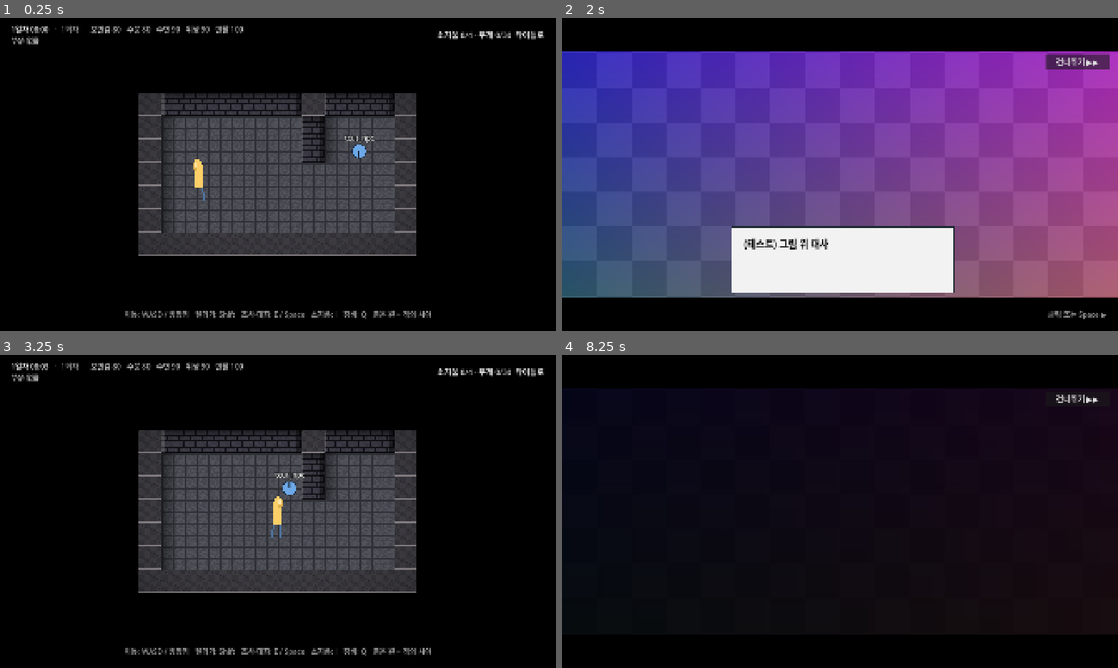
Above: before the commit, frames 1-4 (two rows, left to right).
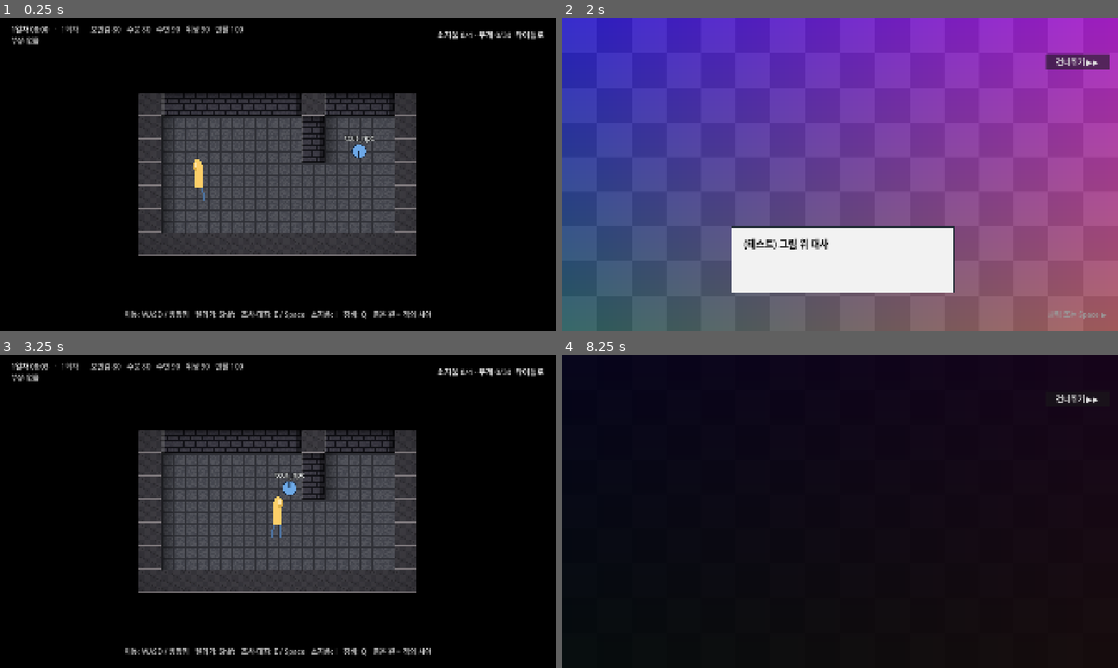
Above: after the commit, the same moments.

Repository: HomilBBANG/rt_Tevah
Game: Godot game, scene res://tests/cutscene_smoke.tscn
Same seed, same stepped clock (60 frames per second), same inputs: the game is played once before the commit and once after it. This scene is started directly instead of the project's main scene.
Inputs (mouse positions are in pixels of both pictures, inside the frame that each line leads up to):
- Up to frame 1 (0.25 s): no input
- Up to frame 2 (2 s): tap Enter (ui_accept) at 0.5, 0.77 s; move the mouse to (962, 158) at 0.52 s; hold D (dodge_right) 0.53-1.25 s; hold Shift (run) 0.53-1.25 s; click (962, 158) at 0.67 s; drag from (728, 190) to (812, 237) at 1.27 s
- Up to frame 3 (3.25 s): move the mouse to (333, 442) at 2.02 s; hold D (dodge_right) 2.03-2.75 s; hold E (interact) 2.03-2.75 s; tap Shift (run) at 2.3 s; drag from (250, 574) to (111, 464) at 2.77 s
- Up to frame 4 (8.25 s): click "소지품 0/4 · 무게 0/30" at 3.5 s; click "타이틀로" at 4.25 s; click "새 게임" at 5 s; click (623, 398) at 5.77 s; type "12" at 5.85 s; click "생존 시작" at 6.5 s; click "생존 시작" at 7.25 s; click "시작" at 8 s

The runs differ from the first frame. In frame 1, 0.3% of the frame differs, in the area x 22-78%, y 93-96%; in frame 2, 21%, in the area x 0-100%, y 0-100%; in frame 3, 0.3%; in frame 4, 11%.

Commit message:
Cutscene camera: pixel-exact stepped zoom, follow NPC, no-wait steps, continuous/tunable shake + shake_off; letterbox only during dialogue/cutscenes
Co-Authored-By: Claude Opus 5.5 <noreply@anthropic.com>

Diff:
--- a/core/direction.gd
+++ b/core/direction.gd
@@ -7,14 +7,16 @@
 ##     screen    {color, fade}     색 화면 (검은 화면·아무 색, "#RRGGBB") — 그림 칸처럼 대사 상자 아래, 그 위에 글을 띄울 수 있음
 ##     screen_off {fade}           색 화면 내리기
 ##     fade      {to, time}        to = black / white (화면 덮기) / clear (걷기)
-##     shake     {power, time}     화면 흔들기 (power 1~3)
+##     shake     {power, time, speed, wait}  화면 흔들기 (power 0.1~3, time 초 — 0 = 멈출 때까지 계속(손떨림), speed = 초당 흔들림 수 1~60)
+##     shake_off {}                계속 흔들기 멈춤
 ##     wait      {time}            기다리기 (초)
 ##     sound     {file, volume}    효과음 한 번 (audio/sfx/<file>, volume 0~100 %)
 ##     music     {file, fade, volume}  배경음 틀기 (audio/bgm/<file>, 반복) — 대화가 끝나도 계속, 끄려면 music_off
 ##     music_off {fade}            배경음 끄기
 ##   필드 (탐험 화면이 처리 — 대화 에디터 미리보기에서는 건너뜀):
 ##     walk      {who, to:[x,y], speed, wait}   who = player 또는 맵 물체 object_id(NPC), to 까지 길을 찾아 걷기 (칸/초)
-##     camera    {who 또는 to:[x,y], time, from?:[x,y], ease?}  카메라를 그 칸(또는 그 인물)으로 time 초 동안. from 이 있으면 먼저 그 칸으로 바로.
+##     zoom      {scale, time, wait}  확대·축소 — scale = 도트 배율(그림 1px = 화면 몇 px, 0 = 기본 field_tile/tile_art_px). 딱 떨어지는 배율로만, time 동안 한 단계씩
+##     camera    {who 또는 to:[x,y], time, from?:[x,y], ease?, follow?, wait?}  follow = 그 인물(NPC)을 계속 따라감, wait=false = 기다리지 않고 다음 단계  카메라를 그 칸(또는 그 인물)으로 time 초 동안. from 이 있으면 먼저 그 칸으로 바로.
 ##                                               who = player 면 플레이어까지 움직인 뒤 다시 따라감. ease = smooth(천천히 시작·끝, 기본) / linear
 ##     vanish    {who}                           그 NPC 를 숨김 (이번에 맵에 있는 동안 — 계속 없애려면 플래그 + 나타나는 조건)
 ##     face      {who, dir}                      바라보는 방향 (up / down / left / right). 걸을 때는 가는 쪽을 저절로 봄
@@ -24,14 +26,14 @@
 const CUTSCENE_DIR := "res://art/cutscenes/"
 const SFX_DIR := "res://audio/sfx/"
 const BGM_DIR := "res://audio/bgm/"
-const SCREEN_STEPS := ["image", "image_off", "screen", "screen_off", "fade", "shake", "wait", "sound", "music", "music_off"]
-const FIELD_STEPS := ["walk", "camera", "vanish", "face"]
+const SCREEN_STEPS := ["image", "image_off", "screen", "screen_off", "fade", "shake", "shake_off", "wait", "sound", "music", "music_off"]
+const FIELD_STEPS := ["walk", "camera", "zoom", "vanish", "face"]
 const DIRS := ["up", "down", "left", "right"]
 const DIR_VEC := {"up": Vector2.UP, "down": Vector2.DOWN, "left": Vector2.LEFT, "right": Vector2.RIGHT}
 const LABEL := {
-	"image": "🖼 그림 띄우기", "image_off": "그림 내리기", "screen": "■ 색 화면 띄우기", "screen_off": "색 화면 내리기", "fade": "페이드 (검게·하얗게·걷기)", "shake": "화면 흔들기",
+	"image": "🖼 그림 띄우기", "image_off": "그림 내리기", "screen": "■ 색 화면 띄우기", "screen_off": "색 화면 내리기", "fade": "페이드 (검게·하얗게·걷기)", "shake": "화면 흔들기", "shake_off": "흔들기 멈춤",
 	"wait": "기다리기", "sound": "🔊 효과음", "music": "🎵 배경음 틀기", "music_off": "배경음 끄기",
-	"walk": "🚶 걷게 하기 (필드)", "face": "↻ 바라보기 (필드)", "camera": "🎥 카메라 옮기기 (필드)", "vanish": "NPC 숨기기 (필드)",
+	"walk": "🚶 걷게 하기 (필드)", "face": "↻ 바라보기 (필드)", "camera": "🎥 카메라 옮기기 (필드)", "zoom": "🔍 확대·축소 (필드)", "vanish": "NPC 숨기기 (필드)",
 }
 const FADE_TO := ["black", "white", "clear"]
 ## 단계마다 기본값 (에디터에서 새로 추가할 때·빠진 칸 채우기)
@@ -41,14 +43,16 @@
 	"screen": {"color": "#000000", "fade": 0.5},
 	"screen_off": {"fade": 0.5},
 	"fade": {"to": "black", "time": 0.6},
-	"shake": {"power": 1.0, "time": 0.4},
+	"shake": {"power": 1.0, "time": 0.4, "speed": 30.0, "wait": true},
+	"shake_off": {},
 	"wait": {"time": 1.0},
 	"sound": {"file": "", "volume": 100.0},
 	"music": {"file": "", "fade": 1.0, "volume": 100.0},
 	"music_off": {"fade": 1.0},
 	"face": {"who": "player", "dir": "down"},
 	"walk": {"who": "player", "to": [0, 0], "speed": 3.0, "wait": true},
-	"camera": {"who": "", "to": [0, 0], "time": 1.0},
+	"camera": {"who": "", "to": [0, 0], "time": 1.0, "wait": true},
+	"zoom": {"scale": 0, "time": 0.5, "wait": true},
 	"vanish": {"who": ""},
 }
 
--- a/scenes/field/field.gd
+++ b/scenes/field/field.gd
@@ -51,9 +51,13 @@
 var frozen := false
 var events: Array = []          # 이벤트 칸 [{kind:"event", data, pos, tile, done}] — 화면에 안 보임
 var _last_tile := Vector2i(-999, -999)   # 이벤트 칸은 '들어설 때' 한 번
-var _cam_target: Vector2i = Vector2i(-1, -1)
 var _active_tweens: Array = []
 var renderer: Node2D             # core/map_renderer.gd — 픽셀아트 타일·조명·그림자 (보이는 모습만)
+var _cam_target: Node2D          # 연출 카메라가 따라가는 인물 (camera follow)
+var _cam_tween: Tween
+var _cam_from := Vector2.ZERO
+var _shake_run := 0               # 흔들기 세대 (shake_off·새 흔들기·대화 끝이면 앞의 것이 멈춤)
+var _zoom_run := 0
 var _cutscenes: Array = []       # 차례를 기다리는 자동 시작 컷신 (시작 노드) — 새 게임 시작 후, 방 진입 후
 var held_light: PointLight2D     # 손에 든 아이템의 빛 (Items.light, 예: 손전등) — 플레이어를 따라가며 바라보는 쪽을 비춤   # 연출 중인 걷기·카메라 (건너뛰기 때 바로 끝냄)
 var player: CharacterBody2D
@@ -130,6 +134,7 @@
 	%Inventory.visibility_changed.connect(func(): _set_frozen_by_overlay())
 	%Equipment.visibility_changed.connect(func(): _set_frozen_by_overlay())
 	GameState.equipment_changed.connect(_update_hud)
+	$HUD/Letterbox.set_open(false, 0.0)   # 플레이 중에는 띠 없이 — 대화·연출 때만 밀려 들어옴
 	load_map(GameState.current_map)
 	# 새 게임(캐릭터 생성 직후): 자동 시작 '새 게임 시작 후' (+ 예전 방식 Config opening_dialogue) — 방 진입 컷신보다 먼저
 	if GameState.opening_pending:
@@ -330,8 +335,7 @@
 	_add_circle_shape(player, player.radius)
 	var cam := Camera2D.new()
 	cam.name = "Camera2D"   # 연출(_camera)이 찾는 이름
-	# 위아래 검은 띠(화면의 10.6%)에 맵 가장자리가 가려지지 않게 그만큼 더 움직이게 둔다
-	var bar := int(get_viewport_rect().size.y * 0.106)
+	var bar := 0   # 띠는 대화·연출 중에만 (플레이 중에는 화면 가득 맵) — 맵 끝은 화면 끝까지
 	cam.limit_left = 0
 	cam.limit_top = -bar
 	cam.limit_right = int(map.width * tile)
@@ -1070,6 +1074,8 @@
 	_near_spot = {}
 	_dialogue_ui = DialogueScene.instantiate()
 	_dialogue_ui.embedded = true
+	_dialogue_ui.own_letterbox = false
+	$HUD/Letterbox.set_open(true)   # 조작할 수 없는 동안(대화·연출)만 위아래 띠
 	if cover:
 		_dialogue_ui.start_cover = Direction.opening_cover(str(npc.data.ref))
 	_dialogue_ui.finished.connect(_on_dialogue_finished)
@@ -1080,6 +1086,8 @@
 func _on_dialogue_finished() -> void:
 	_dialogue_ui.queue_free()
 	_dialogue_ui = null
+	$HUD/Letterbox.set_open(false)
+	_reset_camera_fx()
 	_camera_follow()   # 컷신에서 옮긴 카메라는 대화가 끝나면 플레이어에게
 	StoryRunner.enter_field()
 	frozen = false
@@ -1128,10 +1136,14 @@
 			elif tw and s.get("wait", true):
 				await tw.finished
 		"camera":
-			# 카메라: from(있으면 그 칸에서 바로 시작) → who(인물·player) 또는 to 칸까지 time 초 동안. who=player 면 도착한 뒤 다시 따라감
+			# 카메라: from(있으면 그 칸에서 바로 시작) → who(인물·player) 또는 to 칸까지 time 초 동안.
+			# who=player 면 도착한 뒤 다시 따라감, follow = 그 인물(NPC)을 계속 따라감 (다음 카메라 단계·대화 끝까지). wait=false 면 기다리지 않음
 			var cam := _camera()
 			var who := str(s.get("who", ""))
 			var time := float(s.get("time", 1.0))
+			_cam_target = null
+			if _cam_tween and _cam_tween.is_valid():
+				_cam_tween.kill()
 			if not cam.top_level:
 				var at := cam.get_screen_center_position()
 				cam.top_level = true
@@ -1140,40 +1152,129 @@
 			var from = s.get("from")
 			if from is Array and from.size() == 2:
 				cam.global_position = _clamp_cam(view_pos(_tile_center(int(from[0]), int(from[1]))))
+			var actor: Node2D = player if who == "player" else (_actor(who) if who != "" else null)
 			var target: Vector2
-			var actor: Node2D = player if who == "player" else (_actor(who) if who != "" else null)
 			if actor:
 				target = actor.global_position
 			else:
 				var to: Array = s.get("to", [0, 0])
 				target = _tile_center(int(to[0]), int(to[1]))
 			target = _clamp_cam(view_pos(target))
+			var follow: bool = actor != null and who != "player" and s.get("follow", false)
 			if time <= 0.0 or instant:
 				cam.global_position = target
+				_camera_after(who, actor, follow)
+				return
+			_cam_from = cam.global_position
+			var mover := func(k: float) -> void:   # 움직이는 인물이면 목표도 따라 움직임
+				var goal: Vector2 = _clamp_cam(view_pos(actor.global_position)) if actor and is_instance_valid(actor) else target
+				cam.global_position = _cam_from.lerp(goal, k)
+			_cam_tween = create_tween()
+			_cam_tween.tween_method(mover, 0.0, 1.0, time).set_trans(EASES.get(str(s.get("ease", "smooth")), Tween.TRANS_SINE)).set_ease(Tween.EASE_IN_OUT)
+			_active_tweens.append(_cam_tween)
+			var tw := _cam_tween
+			tw.finished.connect(func():
+				_active_tweens.erase(tw)
+				_camera_after(who, actor, follow))
+			if s.get("wait", true):
+				await tw.finished
+		"zoom":
+			# 확대·축소: 도트 배율(그림 1px = 화면 몇 px, 기본 = field_tile / tile_art_px)로만 — 화질 그대로.
+			# time 동안 한 단계씩 (5 → 6 → 7 …), 0 이면 바로. wait=false 면 기다리지 않음
+			var to_px := int(s.get("scale", 0))
+			if to_px <= 0:
+				to_px = base_px()
+			if instant or float(s.get("time", 0.0)) <= 0.0:
+				_set_zoom_px(to_px)
+				return
+			var run := _zoom_run + 1
+			_zoom_run = run
+			var go := func():
+				var cur := zoom_px()
+				var n := absi(to_px - cur)
+				for k in n:
+					await get_tree().create_timer(float(s.time) / n).timeout
+					if _zoom_run != run or not is_inside_tree():
+						return
+					_set_zoom_px(cur + (k + 1) * signi(to_px - cur))
+			if s.get("wait", true):
+				await go.call()
 			else:
-				var tw := create_tween()
-				tw.tween_property(cam, "global_position", target, time).set_trans(EASES.get(str(s.get("ease", "smooth")), Tween.TRANS_SINE)) 					.set_ease(Tween.EASE_IN_OUT)
-				_active_tweens.append(tw)
-				await tw.finished
-				_active_tweens.erase(tw)
-			if who == "player":
-				_camera_follow()
+				go.call()
 		"vanish":
 			for n in npcs:
 				if n.data.object_id == s.get("who", ""):
 					n.vanished = true
 			_refresh_presence()
 		"shake":
+			# 흔들기: power 세기, time 초 (0 = 멈출 때까지 계속 — 손떨림), speed 떨림 빠르기 (초당 흔들림 수), 끝날 때 조금씩 잦아듦
 			if instant:
 				return
+			var run := _shake_run + 1
+			_shake_run = run
 			var cam := _camera()
+			var time := float(s.get("time", 0.4))
+			var speed := clampf(float(s.get("speed", 30.0)), 1.0, 60.0)
+			var power := float(s.get("power", 1.0))
 			var t := 0.0
-			var time := float(s.get("time", 0.4))
-			while t < time:
-				cam.offset = Vector2(randf_range(-1, 1), randf_range(-1, 1)) * tile * 0.12 * float(s.get("power", 1.0))
+			var next := 0.0
+			var from_off := cam.offset
+			var to_off := Vector2.ZERO
+			while (time <= 0.0 or t < time) and _shake_run == run and is_inside_tree():
+				if t >= next:   # 새 흔들림 목표 (빠르기만큼 자주), 사이는 부드럽게 이어서 — 느린 떨림은 출렁이듯
+					next = t + 1.0 / speed
+					from_off = cam.offset
+					var fade := 1.0 if time <= 0.0 else clampf((time - t) / maxf(0.2, time * 0.3), 0.0, 1.0)
+					to_off = Vector2(randf_range(-1, 1), randf_range(-1, 1)) * tile * 0.12 * power * fade
+				cam.offset = from_off.lerp(to_off, clampf(1.0 - (next - t) * speed, 0.0, 1.0))
 				await get_tree().process_frame
 				t += get_process_delta_time()
-			cam.offset = Vector2.ZERO
+			if _shake_run == run:
+				cam.offset = Vector2.ZERO
+		"shake_off":
+			_shake_run += 1
+			var cam := _camera()
+			if cam:
+				cam.offset = Vector2.ZERO
+
+
+## 카메라 이동이 끝난 뒤: player = 다시 따라감 / follow = 그 인물을 계속 따라감
+func _camera_after(who: String, actor: Node2D, follow: bool) -> void:
+	if who == "player":
+		_camera_follow()
+	elif follow and actor:
+		_cam_target = actor
+
+
+## 지금 도트 배율 (그림 1px 이 화면 몇 px) / 기본 배율
+func zoom_px() -> int:
+	var cam := _camera()
+	return roundi(base_px() * (cam.zoom.x if cam else 1.0))
+
+
+func base_px() -> int:
+	return maxi(1, roundi(tile / float(DataLoader.config.get("tile_art_px", 16))))
+
+
+func _set_zoom_px(px: int) -> void:
+	var cam := _camera()
+	if cam == null:
+		return
+	px = clampi(px, 1, 40)
+	cam.zoom = Vector2.ONE * (float(px) / base_px())
+	if cam.top_level:
+		cam.global_position = _clamp_cam(cam.global_position)
+
+
+## 대화가 끝나면 연출로 바꾼 카메라를 되돌림: 확대 원래대로, 계속 흔들기·인물 따라가기 멈춤
+func _reset_camera_fx() -> void:
+	_cam_target = null
+	_shake_run += 1
+	_zoom_run += 1
+	var cam := _camera()
+	if cam:
+		cam.offset = Vector2.ZERO
+		cam.zoom = Vector2.ONE
 
 
 ## 연출 대상: "player" 또는 이 맵의 NPC object_id
@@ -1421,6 +1522,8 @@
 
 
 func _process(delta: float) -> void:
+	if _cam_target and is_instance_valid(_cam_target) and _camera() and _camera().top_level:   # 연출: 인물 따라가기
+		_camera().global_position = _clamp_cam(view_pos(_cam_target.global_position))
 	if held_light and is_instance_valid(held_light) and player:
 		held_light.rotation = player.facing.angle()   # 바라보는 쪽을 비춤
 	_update_roof()
--- a/scenes/field/field.tscn
+++ b/scenes/field/field.tscn
@@ -54,6 +54,8 @@
 [node name="Status" type="RichTextLabel" parent="HUD/TopLeft"]
 unique_name_in_owner = true
 layout_mode = 2
+theme_override_colors/font_outline_color = Color(0, 0, 0, 1)
+theme_override_constants/outline_size = 8
 theme_override_font_sizes/normal_font_size = 25
 bbcode_enabled = true
 fit_content = true
@@ -64,6 +66,8 @@
 unique_name_in_owner = true
 layout_mode = 2
 theme_override_colors/font_color = Color(0.7, 0.7, 0.7, 1)
+theme_override_colors/font_outline_color = Color(0, 0, 0, 1)
+theme_override_constants/outline_size = 8
 theme_override_font_sizes/font_size = 23
 clip_text = true
 
@@ -76,6 +80,8 @@
 [node name="InventoryButton" type="Button" parent="HUD/TopRight"]
 unique_name_in_owner = true
 layout_mode = 2
+theme_override_colors/font_outline_color = Color(0, 0, 0, 1)
+theme_override_constants/outline_size = 8
 size_flags_vertical = 4
 flat = true
 text = "소지품"
@@ -83,6 +89,8 @@
 [node name="TitleButton" type="Button" parent="HUD/TopRight"]
 unique_name_in_owner = true
 layout_mode = 2
+theme_override_colors/font_outline_color = Color(0, 0, 0, 1)
+theme_override_constants/outline_size = 8
 size_flags_vertical = 4
 flat = true
 text = "타이틀로"
@@ -92,7 +100,9 @@
 anchor_top = 0.894
 anchor_right = 0.98
 anchor_bottom = 1.0
-theme_override_colors/font_color = Color(0.6, 0.6, 0.6, 1)
+theme_override_colors/font_color = Color(0.75, 0.75, 0.75, 1)
+theme_override_colors/font_outline_color = Color(0, 0, 0, 1)
+theme_override_constants/outline_size = 8
 theme_override_font_sizes/font_size = 25
 text = "이동: WASD / 방향키   달리기: Shift   조사·대화: E / Space   소지품: I   장비: Q   붉은 원 = 적의 시야"
 horizontal_alignment = 1
--- a/scenes/main_play.gd
+++ b/scenes/main_play.gd
@@ -34,6 +34,7 @@
 var start_page := 0
 ## 컷신일 때 '건너뛰기' 버튼을 보일지 (로고는 false — 버튼 없이 Esc 로만 넘김)
 var skip_button := true
+var own_letterbox := true        # 자기 위아래 띠를 보이나 (필드 위에서는 필드가 띠를 밀어 넣음 → false)
 var start_cover := {}            # 덮인 화면으로 시작 (Direction.opening_cover — 자동 시작 컷신·맵 미리보기)
 
 var _pages: Array = []          # [{kind, text, speaker_id}]
@@ -73,6 +74,7 @@
 
 
 func _ready() -> void:
+	$Letterbox.visible = own_letterbox
 	_link(StoryRunner.node_shown, _on_node_shown)
 	_link(StoryRunner.choices_shown, _on_choices_shown)
 	_link(StoryRunner.message, func(t): _pending_msgs.append(t))
@@ -374,7 +376,15 @@
 				return
 			if StoryRunner.field_director.is_valid():
 				StoryRunner.field_director.call(s)   # 맵(카메라)도 같이 — 기다리지 않음
-			await _shake(float(s.power), float(s.time))
+			if float(s.time) <= 0.0:
+				return   # 계속 흔들기(손떨림)는 맵 카메라만 — 대사 상자는 그대로
+			if s.get("wait", true):
+				await _shake(float(s.power), float(s.time))
+			else:
+				_shake(float(s.power), float(s.time))
+		"shake_off":
+			if StoryRunner.field_director.is_valid():
+				StoryRunner.field_director.call(s)
 		"wait":
 			var left := float(s.time)
 			while left > 0.0 and not skipping:
--- a/tests/cutscene_smoke.gd
+++ b/tests/cutscene_smoke.gd
@@ -85,14 +85,48 @@
 	check(not cam_done[0], "그다음 플레이어 쪽으로 '시간' 동안 움직이는 중 (작은 테스트 맵은 화면보다 작아 위치는 같음)")
 	await _until(func(): return cam_done[0], 2.0)
 	check(cam_done[0] and not cam.top_level and cam.position_smoothing_enabled, "플레이어에 닿으면 다시 따라감")
+	# 위아래 띠: 플레이 중엔 없고, 대화·연출 중에만
+	var lb: Control = f.get_node("HUD/Letterbox")
+	check(not lb.is_open(), "플레이 중에는 위아래 띠 없음")
+	# 확대: 도트 배율 한 단계씩 (5 → 7), 기다리지 않기
+	var zdone := [false]
+	var zgo := func():
+		await f._direct_step({"do": "zoom", "scale": 7, "time": 0.4, "wait": true})
+		zdone[0] = true
+	zgo.call()
+	await _wait(0.25)
+	check(f.zoom_px() == 6, "확대 중간: ×6 (딱 떨어지는 배율만 거침) — %d" % f.zoom_px())
+	await _until(func(): return zdone[0], 2.0)
+	check(f.zoom_px() == 7 and is_equal_approx(f._camera().zoom.x, 7.0 / 5.0), "확대 끝: ×7")
+	var cam_t0 := Time.get_ticks_msec()
+	await f._direct_step({"do": "camera", "to": [3, 3], "time": 1.0, "wait": false})
+	check(Time.get_ticks_msec() - cam_t0 < 100, "카메라 '기다리지 않음': 바로 다음 단계")
+	# 계속 흔들기 → 멈춤
+	f._direct_step({"do": "shake", "power": 1.0, "time": 0.0, "speed": 20})
+	await _wait(0.3)
+	var shaking: bool = f._camera().offset != Vector2.ZERO
+	await f._direct_step({"do": "shake_off"})
+	await _wait(0.1)
+	check(shaking and f._camera().offset == Vector2.ZERO, "시간 0 = 계속 흔들림, '흔들기 멈춤'으로 멈춤")
+	# 인물 따라가기: NPC 로 가서 그 NPC 가 걸으면 계속 따라감
+	await f._direct_step({"do": "camera", "who": "tcut_npc", "time": 0.0, "follow": true})
+	check(f._cam_target == npc.node, "카메라가 NPC 를 따라감")
+	f._reset_camera_fx()
+	f._camera_follow()
+	check(f._cam_target == null and f.zoom_px() == 5, "대화가 끝나면 확대·따라가기 원래대로")
 	# 덮인 화면으로 시작: 첫 연출이 검게 덮기면 처음부터 검게 (자동 시작 컷신 — 맵이 먼저 보이지 않게)
 	DataLoader.nodes["tcut_cover"] = {"node_id": "tcut_cover", "kind": "direct", "speaker_id": "", "text": "", "next_node": "EXIT", "on_enter": "",
 		"episode_id": "", "steps": [{"do": "fade", "to": "black", "time": 0.3}, {"do": "fade", "to": "clear", "time": 0.1}]}
 	check(Direction.opening_cover("tcut_cover").get("layer", "") == "fade" and Direction.opening_cover("tcut_b").is_empty(), "덮인 화면 판단: 첫 단계가 검게 덮기")
 	f._start_dialogue({"data": {"ref": "tcut_cover"}}, true)
 	check(f._dialogue_ui.fade.color.a == 1.0, "자동 시작 컷신은 처음 프레임부터 검은 화면")
+	check(lb.is_open() or lb.get_node("Top").anchor_bottom >= 0.0, "대화가 시작되면 띠가 밀려 들어옴")
+	await _wait(0.4)
+	check(lb.is_open() and not f._dialogue_ui.get_node("Letterbox").visible, "대화·연출 중 띠 (필드의 띠 하나만)")
 	await _until(func(): return f._dialogue_ui == null, 3.0)
 	DataLoader.nodes.erase("tcut_cover")
+	await _wait(0.4)
+	check(not lb.is_open(), "대화가 끝나면 띠가 빠짐")
 	# 도착 칸이 이벤트 영역 안이면 들어오자마자 (문을 나서자마자 컷신)
 	f.map.objects.filter(func(o): return o.type == "event")[0].once = false
 	DataLoader.maps["tcut_map"].start = [3, 3]
--- a/tests/field_smoke.gd
+++ b/tests/field_smoke.gd
@@ -13,6 +13,8 @@
 	seed(3)
 	DataLoader.config["text_speed_default"] = "instant"   # 대사가 한 자씩 나오지 않게 (타이핑은 script_play_smoke)
 	DataLoader.config["basecamp_map"] = "basecamp"   # 엑셀 Config 에서 베이스캠프를 바꿔도 테스트는 basecamp 맵으로
+	DataLoader.config["start_map"] = "test_field"   # 엑셀 Config 의 시작 맵을 바꿔도 테스트는 test_field 에서
+	DataLoader.triggers = {}   # 실제 데이터의 자동 시작 컷신(인트로 등)은 빼고
 	DataLoader.config["view_mode"] = "topdown"   # 키 입력을 격자 방향으로 검사 (쿼터뷰의 화면 기준 이동은 graphics_smoke)
 	SaveManager.save_dir = "user://test_saves/"
 	SaveManager.delete_all()
--- /dev/null
+++ b/ui/letterbox.gd
@@ -0,0 +1,27 @@
+extends Control
+## 영화식 위아래 검은 띠 (화면 높이의 BAR). 타이틀·에피소드 선택 등은 늘 띄워 둠.
+## 탐험 필드는 플레이어가 조작할 수 없을 때(대화·연출)만 띄움 — set_open(true/false) 로 위아래에서 밀려 들어오고 나감.
+
+const BAR := 0.106
+
+var _tw: Tween
+
+
+## on = 띠를 보임, time = 밀려 들어오는 시간 (0 = 바로)
+func set_open(on: bool, time := 0.35) -> void:
+	if _tw and _tw.is_valid():
+		_tw.kill()
+	var top: Control = $Top
+	var bottom: Control = $Bottom
+	var to := BAR if on else 0.0
+	if time <= 0.0 or not is_inside_tree():
+		top.anchor_bottom = to
+		bottom.anchor_top = 1.0 - to
+		return
+	_tw = create_tween().set_parallel().set_trans(Tween.TRANS_SINE).set_ease(Tween.EASE_IN_OUT)
+	_tw.tween_property(top, "anchor_bottom", to, time)
+	_tw.tween_property(bottom, "anchor_top", 1.0 - to, time)
+
+
+func is_open() -> bool:
+	return ($Top as Control).anchor_bottom > BAR * 0.5
--- a/ui/letterbox.tscn
+++ b/ui/letterbox.tscn
@@ -1,4 +1,6 @@
-[gd_scene format=3]
+[gd_scene load_steps=2 format=3]
+
+[ext_resource type="Script" path="res://ui/letterbox.gd" id="1"]
 
 [node name="Letterbox" type="Control"]
 layout_mode = 3
@@ -8,6 +10,7 @@
 grow_horizontal = 2
 grow_vertical = 2
 mouse_filter = 2
+script = ExtResource("1")
 
 [node name="Top" type="ColorRect" parent="."]
 layout_mode = 1
Not shown, changed: addons/dialogue_editor/direct_card.gd
Not shown, changed: CLAUDE.md
Not shown, changed: tools/xlsx_to_json.py
